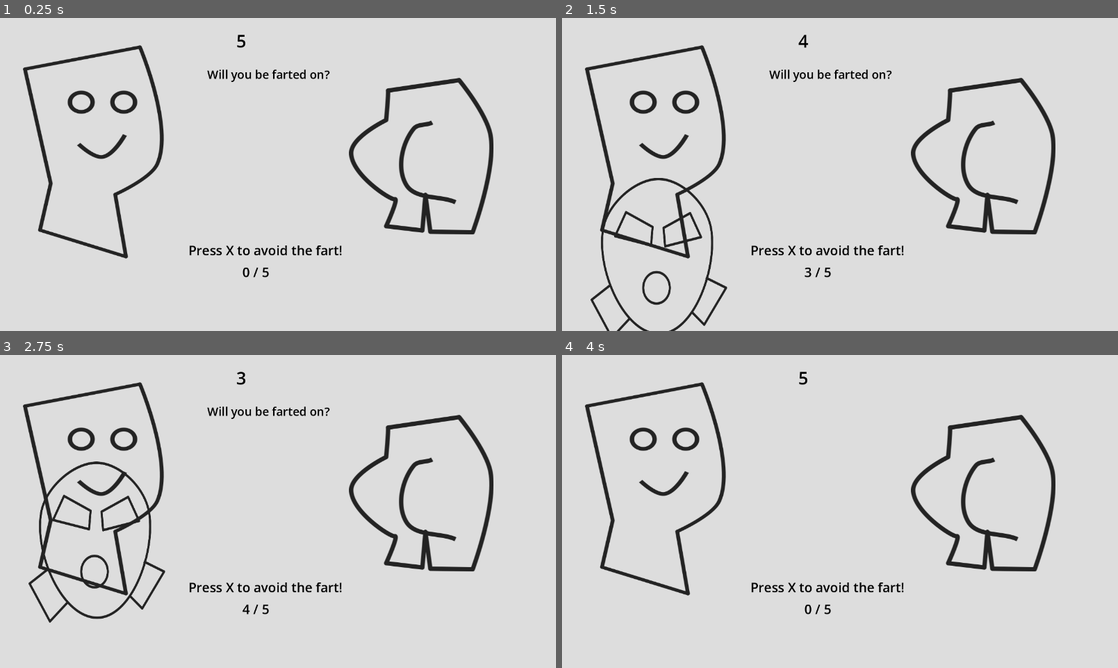
Above: before the commit, frames 1-4 (two rows, left to right).
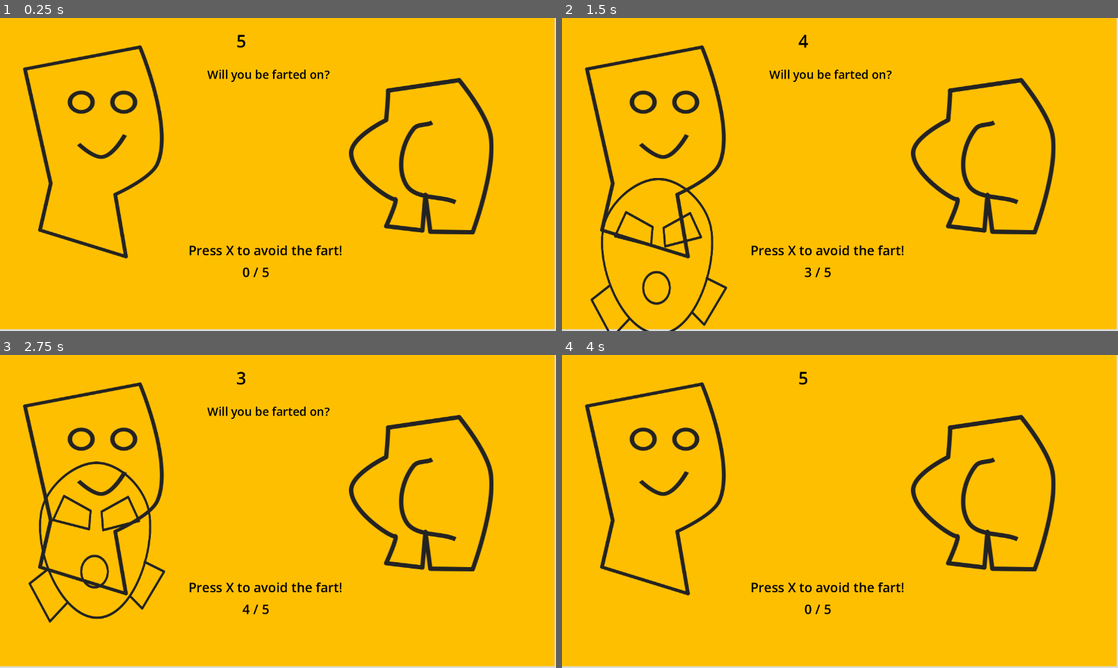
Above: after the commit, the same moments.

Repository: pmedvedevas/gamejam-2026
Game: Godot game, scene res://scenes/game.tscn
Two runs of this game, one before a commit and one after it. Both use one fixed random seed, a clock stepped at 60 frames per second and the inputs below.
Inputs:
- Up to frame 1 (0.25 s): no input
- Up to frame 2 (1.5 s): tap X (press_x) at 0.5, 1.25, 1.35 s; hold Enter (press_enter) 0.53-1.28 s
- Up to frame 3 (2.75 s): tap X (press_x) at 2 s; hold Enter (press_enter) from 2.03 s (still down)
- Up to frame 4 (4 s): tap X (press_x) at 2.75, 2.85, 3.5 s; release Enter (press_enter) at 2.78 s; hold Enter (press_enter) from 3.53 s (still down)

The runs differ from the first frame. In frame 1, 96% of the frame differs, in the area x 0-100%, y 0-100%; in frame 2, 95%; in frame 3, 95%; in frame 4, 96%.

Commit message:
feat: added background

Diff:
--- a/scenes/game.tscn
+++ b/scenes/game.tscn
@@ -5,8 +5,9 @@
 [ext_resource type="Texture2D" uid="uid://dbvfpwmuffa4d" path="res://assets/butt.png" id="3_lbhrr"]
 [ext_resource type="Texture2D" uid="uid://jn8jqrdc3hj" path="res://assets/fart.png" id="4_lbhrr"]
 [ext_resource type="Texture2D" uid="uid://ddi6ipflkfv8c" path="res://assets/background.png" id="5_iywne"]
+[ext_resource type="Texture2D" uid="uid://tn061onf1iva" path="res://assets/background_explosion.png" id="6_0tnpc"]
 [ext_resource type="Texture2D" uid="uid://c0ilvyxv6lmnr" path="res://assets/mask.png" id="6_p57ef"]
-[ext_resource type="Script" uid="uid://dhx2vskx3fu0j" path="res://scripts/mask.gd" id="7_u5sy4"]
+[ext_resource type="Script" path="res://scripts/mask.gd" id="7_u5sy4"]
 [ext_resource type="Texture2D" uid="uid://vhm2lxd4k23r" path="res://assets/dead.png" id="8_gee14"]
 
 [sub_resource type="Animation" id="Animation_0tnpc"]
@@ -161,6 +162,12 @@
 scale = Vector2(0.52351487, 0.5)
 texture = ExtResource("4_lbhrr")
 
+[node name="BackgroundExplosion" type="Sprite2D" parent="Visuals" unique_id=882740511]
+z_index = -1
+position = Vector2(489.07483, 239.75)
+scale = Vector2(0.65209323, 0.6520933)
+texture = ExtResource("6_0tnpc")
+
 [node name="Background" type="Sprite2D" parent="Visuals" unique_id=398184542]
 z_index = -1
 position = Vector2(552, 284)
@@ -171,6 +178,12 @@
 scale = Vector2(0.4273098, 0.5033966)
 texture = ExtResource("6_p57ef")
 script = ExtResource("7_u5sy4")
+
+[node name="ColorRect" type="ColorRect" parent="Visuals" unique_id=1455981526]
+z_index = -1
+offset_right = 1277.0
+offset_bottom = 716.0
+color = Color(1, 0.7490196, 0.003921569, 1)
 
 [node name="UI" type="CanvasLayer" parent="." unique_id=1954000236]
 
Binary file added: assets/background_explosion.png
